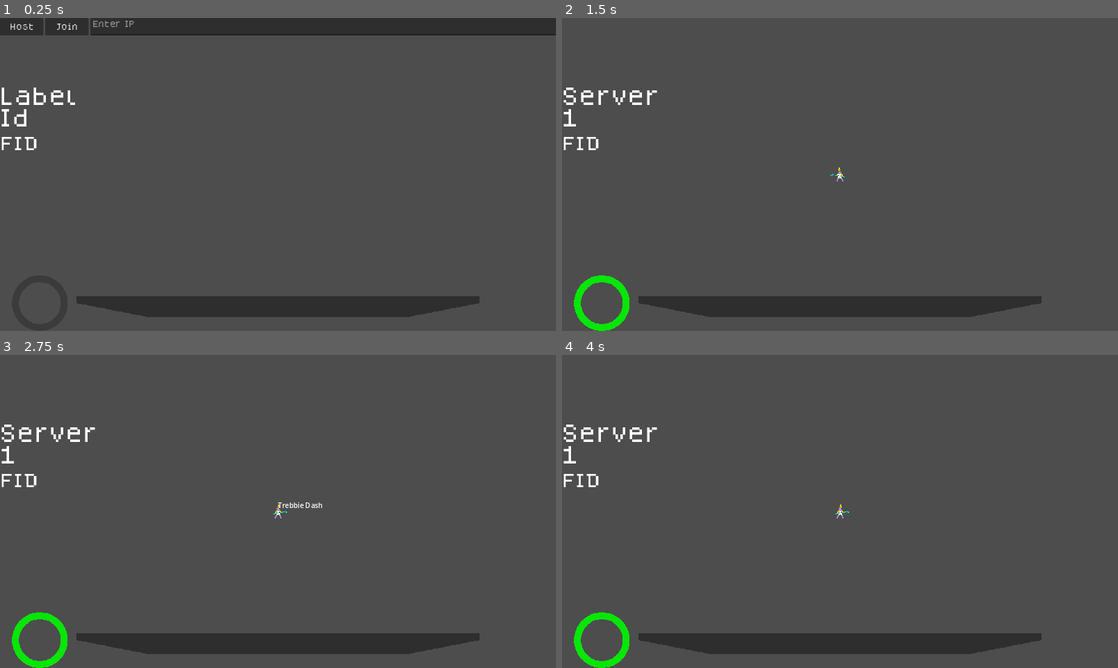
Above: before the commit, frames 1-4 (two rows, left to right).
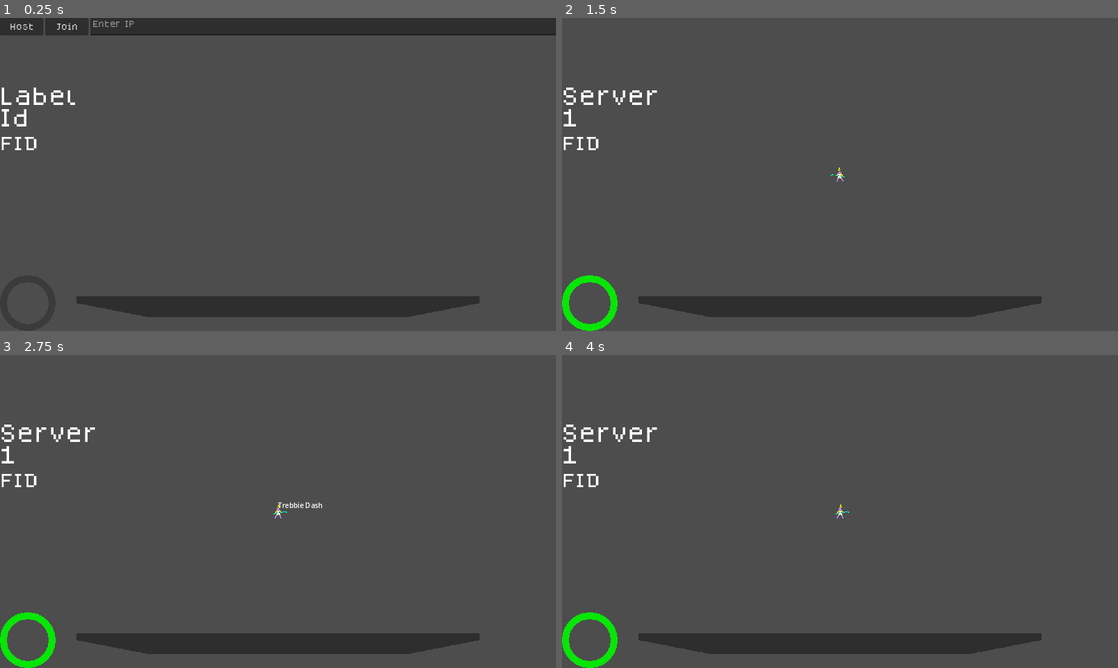
Above: after the commit, the same moments.

Repository: lokasc/rsPrototype
Game: Godot game, scene res://ver_1/game/main/game_manager.tscn
Same seed, same stepped clock (60 frames per second), same inputs: the game is played once before the commit and once after it.
Inputs (mouse positions are in pixels of both pictures, inside the frame that each line leads up to):
- Up to frame 1 (0.25 s): no input
- Up to frame 2 (1.5 s): click (884, 27) at 0.52 s; type "12" at 0.6 s; click "Host" at 1.25 s
- Up to frame 3 (2.75 s): tap Enter at 2 s; move the mouse to (400, 495) at 2.02 s; hold D (right) from 2.03 s (still down); tap E (ability_1) at 2.1 s
- Up to frame 4 (4 s): move the mouse to (862, 505) at 2.77 s; release D (right) at 2.78 s; hold S (down) 2.78-3.53 s; click (862, 505) at 2.85 s; tap Space at 3.5 s; move the mouse to (895, 442) at 3.52 s; hold D (right) from 3.53 s (still down); tap E (ability_1) at 3.6 s

The runs differ from the first frame. In frame 2, 1.0% of the frame differs, in the area x 0-13%, y 82-100%; in frame 3, 1.0%; in frame 4, 1.0%.

Commit message:
Ui Changes for leveling up
- Reduced amount of export var in ui manager by referring to player_container
- changed the code for waiting lavel (Becareful of changing visibility of nodes within a container)
- Changed spacer so the cards can fit
- Need a ui rework on the selection_card ( added to task)
- fixed previous error of not changing the selection container code

Diff:
--- a/player_ui.tscn
+++ b/player_ui.tscn
@@ -6,39 +6,43 @@
 
 [node name="PlayerUi" type="CanvasLayer"]
 
-[node name="Waiting" type="Label" parent="."]
-visible = false
-offset_left = 424.0
-offset_top = 454.0
-offset_right = 879.0
-offset_bottom = 523.0
+[node name="PlayerContainer" type="VBoxContainer" parent="."]
+offset_right = 1280.0
+offset_bottom = 720.0
+
+[node name="Spacer" type="Control" parent="PlayerContainer"]
+layout_mode = 2
+size_flags_vertical = 3
+size_flags_stretch_ratio = 0.2
+
+[node name="SelectionContainer" type="HBoxContainer" parent="PlayerContainer"]
+layout_mode = 2
+size_flags_vertical = 3
+size_flags_stretch_ratio = 4.0
+
+[node name="VBoxContainer" type="VBoxContainer" parent="PlayerContainer/SelectionContainer"]
+layout_mode = 2
+size_flags_horizontal = 3
+
+[node name="HBox" type="HBoxContainer" parent="PlayerContainer/SelectionContainer/VBoxContainer"]
+layout_mode = 2
+size_flags_horizontal = 3
+size_flags_vertical = 3
+alignment = 1
+
+[node name="Waiting" type="Label" parent="PlayerContainer/SelectionContainer/VBoxContainer"]
+layout_mode = 2
+size_flags_horizontal = 4
+theme = ExtResource("2_v5p20")
 theme_override_font_sizes/font_size = 50
 text = "Waiting for players"
 
-[node name="VBoxContainer" type="VBoxContainer" parent="."]
-offset_right = 1280.0
-offset_bottom = 720.0
-
-[node name="Spacer" type="Control" parent="VBoxContainer"]
-custom_minimum_size = Vector2(0, 128)
-layout_mode = 2
-
-[node name="SelectionContainer" type="HBoxContainer" parent="VBoxContainer"]
-layout_mode = 2
-size_flags_vertical = 3
-
-[node name="HBox" type="HBoxContainer" parent="VBoxContainer/SelectionContainer"]
-layout_mode = 2
-size_flags_horizontal = 3
-alignment = 1
-
-[node name="BottomContainer" type="HBoxContainer" parent="VBoxContainer"]
+[node name="BottomContainer" type="HBoxContainer" parent="PlayerContainer"]
 layout_direction = 2
 layout_mode = 2
-size_flags_horizontal = 4
-size_flags_vertical = 8
+size_flags_vertical = 10
 
-[node name="HealthBar" type="TextureProgressBar" parent="VBoxContainer/BottomContainer"]
+[node name="HealthBar" type="TextureProgressBar" parent="PlayerContainer/BottomContainer"]
 layout_mode = 2
 size_flags_horizontal = 2
 fill_mode = 5
@@ -47,7 +51,7 @@
 tint_under = Color(0.223529, 0.223529, 0.223529, 0.913725)
 tint_progress = Color(0, 1, 0, 0.870588)
 
-[node name="LevelBar" type="TextureProgressBar" parent="VBoxContainer/BottomContainer"]
+[node name="LevelBar" type="TextureProgressBar" parent="PlayerContainer/BottomContainer"]
 layout_mode = 2
 size_flags_horizontal = 3
 size_flags_vertical = 8
@@ -60,7 +64,7 @@
 tint_under = Color(0.160784, 0.160784, 0.160784, 0.858824)
 tint_progress = Color(0.992157, 0.772549, 0.243137, 0.909804)
 
-[node name="Spacer" type="Control" parent="VBoxContainer/BottomContainer"]
+[node name="Spacer" type="Control" parent="PlayerContainer/BottomContainer"]
 custom_minimum_size = Vector2(128, 128)
 layout_mode = 2
 size_flags_horizontal = 10
--- a/ver_1/game/UI/UI.tscn
+++ b/ver_1/game/UI/UI.tscn
@@ -3,7 +3,8 @@
 [ext_resource type="Script" path="res://ver_1/game/UI/ui_manager.gd" id="1_xdhrj"]
 [ext_resource type="PackedScene" uid="uid://di3afbvqsygw0" path="res://player_ui.tscn" id="2_3208f"]
 
-[node name="UiManager" type="Control" node_paths=PackedStringArray("health_bar", "level_bar", "selection_container", "card_path")]
+[node name="UiManager" type="Control" node_paths=PackedStringArray("player_container", "selection_container", "card_path")]
+visible = false
 layout_mode = 3
 anchors_preset = 15
 anchor_right = 1.0
@@ -11,11 +12,13 @@
 grow_horizontal = 2
 grow_vertical = 2
 script = ExtResource("1_xdhrj")
-health_bar = NodePath("PlayerUi/VBoxContainer/BottomContainer/HealthBar")
-level_bar = NodePath("PlayerUi/VBoxContainer/BottomContainer/LevelBar")
-selection_container = NodePath("PlayerUi/VBoxContainer/SelectionContainer")
-card_path = NodePath("PlayerUi/VBoxContainer/SelectionContainer/HBox")
+player_container = NodePath("PlayerUi/PlayerContainer")
+selection_container = NodePath("PlayerUi/PlayerContainer/SelectionContainer")
+card_path = NodePath("PlayerUi/PlayerContainer/SelectionContainer/VBoxContainer/HBox")
 
 [node name="PlayerUi" parent="." instance=ExtResource("2_3208f")]
 
+[node name="Waiting" parent="PlayerUi/PlayerContainer/SelectionContainer/VBoxContainer" index="1"]
+text = " "
+
 [editable path="PlayerUi"]
--- a/ver_1/game/UI/ui_manager.gd
+++ b/ver_1/game/UI/ui_manager.gd
@@ -3,13 +3,14 @@
 
 var my_player : BaseHero
 
-@export var health_bar : TextureProgressBar
-@export var level_bar : TextureProgressBar
+@export var player_container : Container
 @export var selection_container : Container
 @export var card_path : Container
 
+@onready var health_bar = player_container.find_child("HealthBar")
+@onready var level_bar = player_container.find_child("LevelBar")
 @onready var card_scn = load("res://ver_1/game/UI/selection_card.tscn")
-
+@onready var waiting_label = player_container.find_child("Waiting")
 
 
 var action_selected : bool
@@ -60,7 +61,8 @@
 	# disable all children
 	for x in card_path.get_children():
 		x.visible = false
-	$SelctionContainer/Waiting.visible = true
+	waiting_label.text = "Waiting for players"
 
 func on_ready_to_continue():
-	selection_container.visible = false
+	waiting_label.text = " "
+	pass
Not shown: 1 places in ver_1/game/UI/selection_card.tscn that only renumber resources
